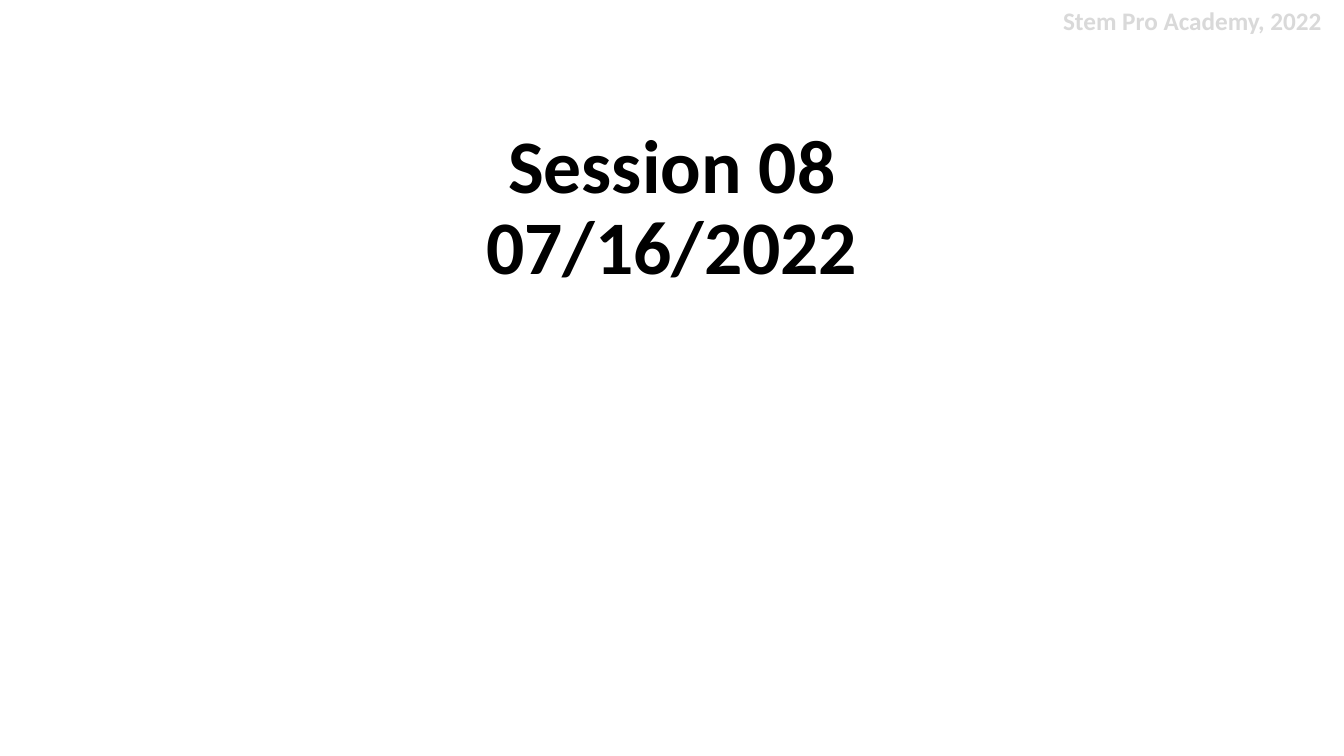
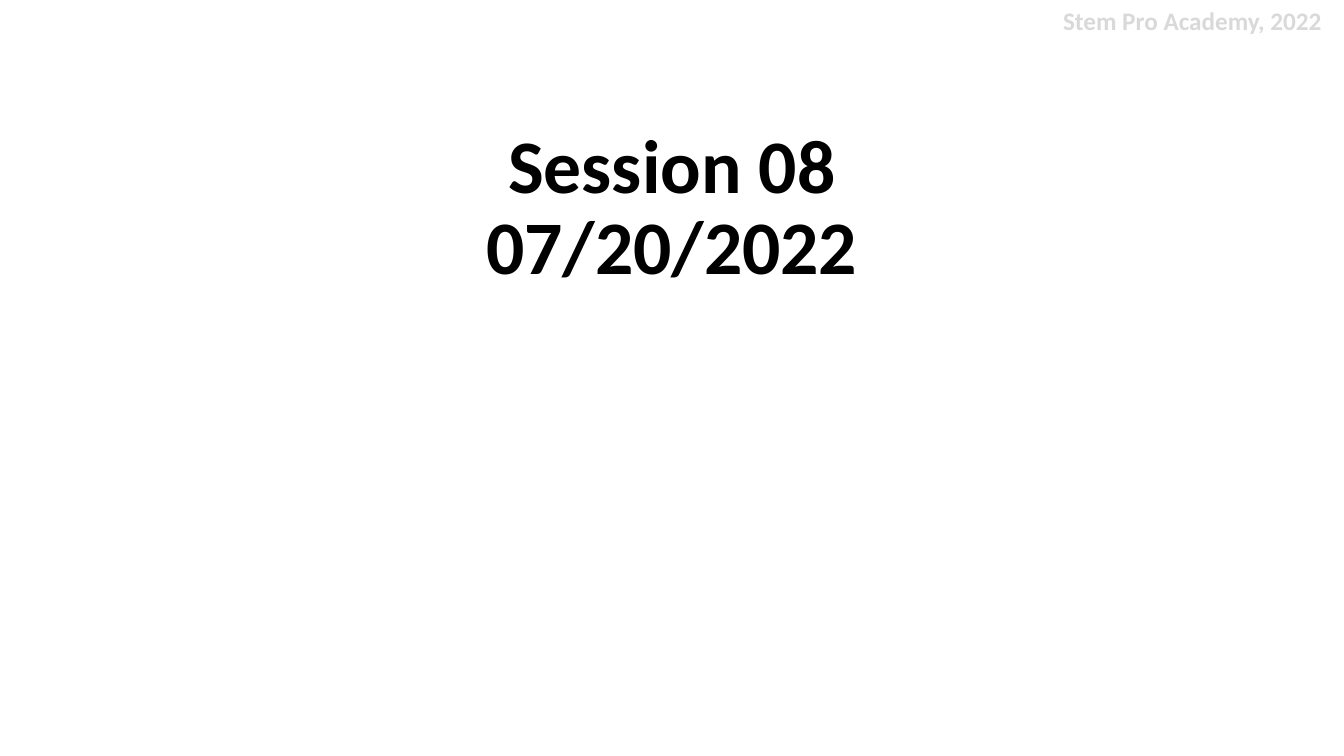
Before and after one commit to stemproaca/dscamp, a slide deck: slide 2 of lessons/session09/Session_09.pptx. Drawn at 1344x756 pixels with LibreOffice and Linux fonts; fonts in the diff are those of the drawing. Boxes give left, top, right and bottom in pixels: in the first picture for what was removed or moved away, otherwise in the second. Text is boxed around its words. In the diff, an @@ line names an element or a change of style, - is before the commit and + after.

Commit message:
session 09

```diff
--- a/lessons/session09/Session_09.pptx
+++ b/lessons/session09/Session_09.pptx
@@ title at (486, 140, 857, 278): text changed @@
-Session 08
-07/16/2022
+Session 08
+07/20/2022
```
Also in this commit, not shown: 1 other slide changed.
